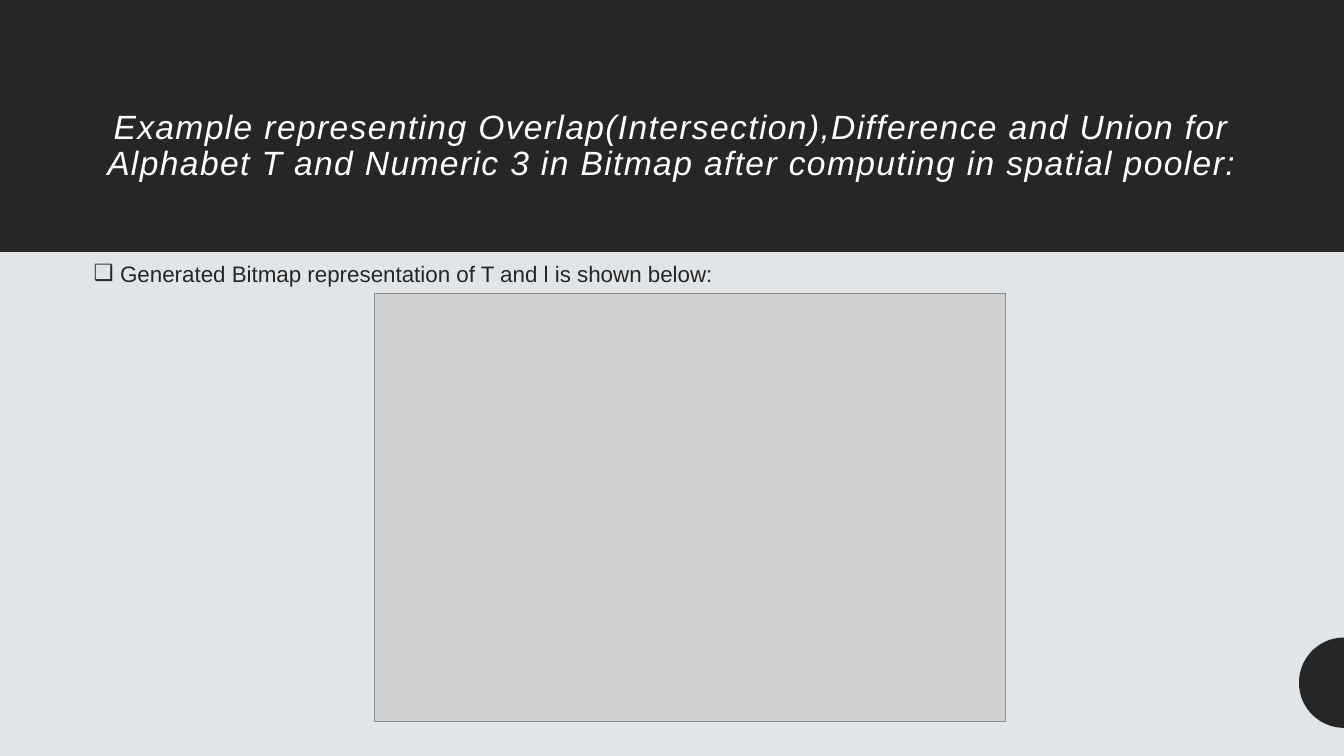
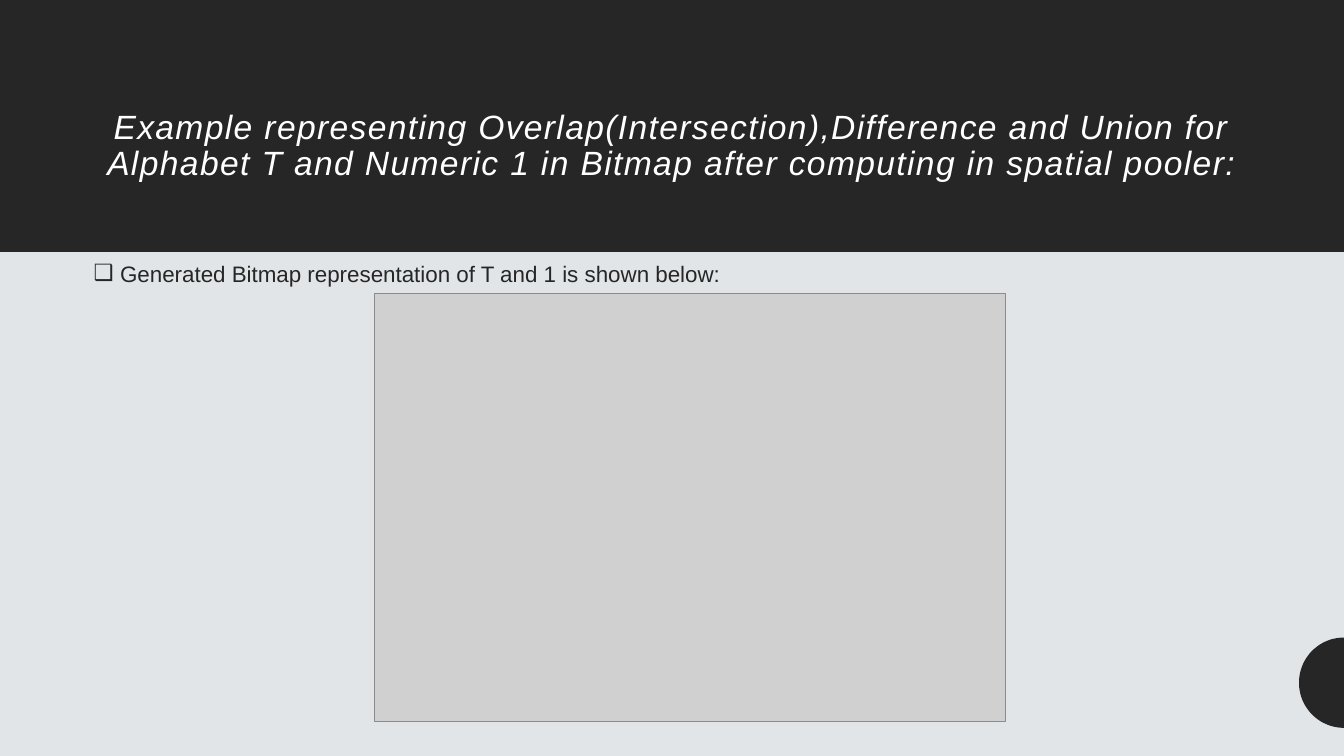
Before and after one commit to RahmanKM/neocortexapi, a slide deck: slide 20 of source/MySEProject/Documentation/ML_23-24-06_Improve_Samples_and_Documentation_for_SDR_representation_SDR-to-Bitmap-TeamKT.pptx. Drawn at 1344x756 pixels with LibreOffice and Linux fonts; fonts in the diff are those of the drawing; grey boxes stand for pictures. Boxes give left, top, right and bottom in pixels: in the first picture for what was removed or moved away, otherwise in the second. Text is boxed around its words. In the diff, an @@ line names an element or a change of style, - is before the commit and + after.

Commit message:
added presentation

```diff
--- a/source/MySEProject/Documentation/ML_23-24-06_Improve_Samples_and_Documentation_for_SDR_representation_SDR-to-Bitmap-TeamKT.pptx
+++ b/source/MySEProject/Documentation/ML_23-24-06_Improve_Samples_and_Documentation_for_SDR_representation_SDR-to-Bitmap-TeamKT.pptx
@@ title at (x1=107, y1=114, x2=1235, y2=182): text changed @@
-Example representing Overlap(Intersection),Difference and Union for Alphabet T and Numeric 3 in Bitmap after computing in spatial pooler:
+Example representing Overlap(Intersection),Difference and Union for Alphabet T and Numeric 1 in Bitmap after computing in spatial pooler:
@@ text at (x1=120, y1=265, x2=720, y2=287): text changed @@
-❑ Generated Bitmap representation of T and l is shown below:
+❑ Generated Bitmap representation of T and 1 is shown below:
```
Also in this commit, not shown: 4 other slides changed, 1 other file.
